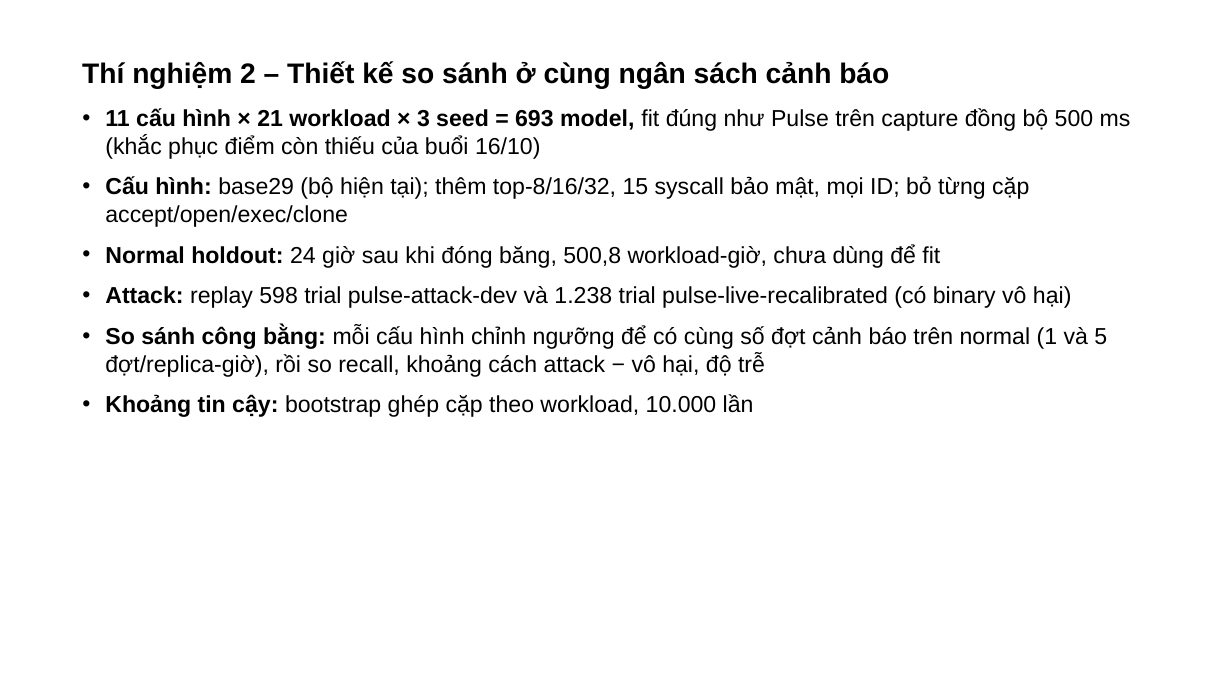
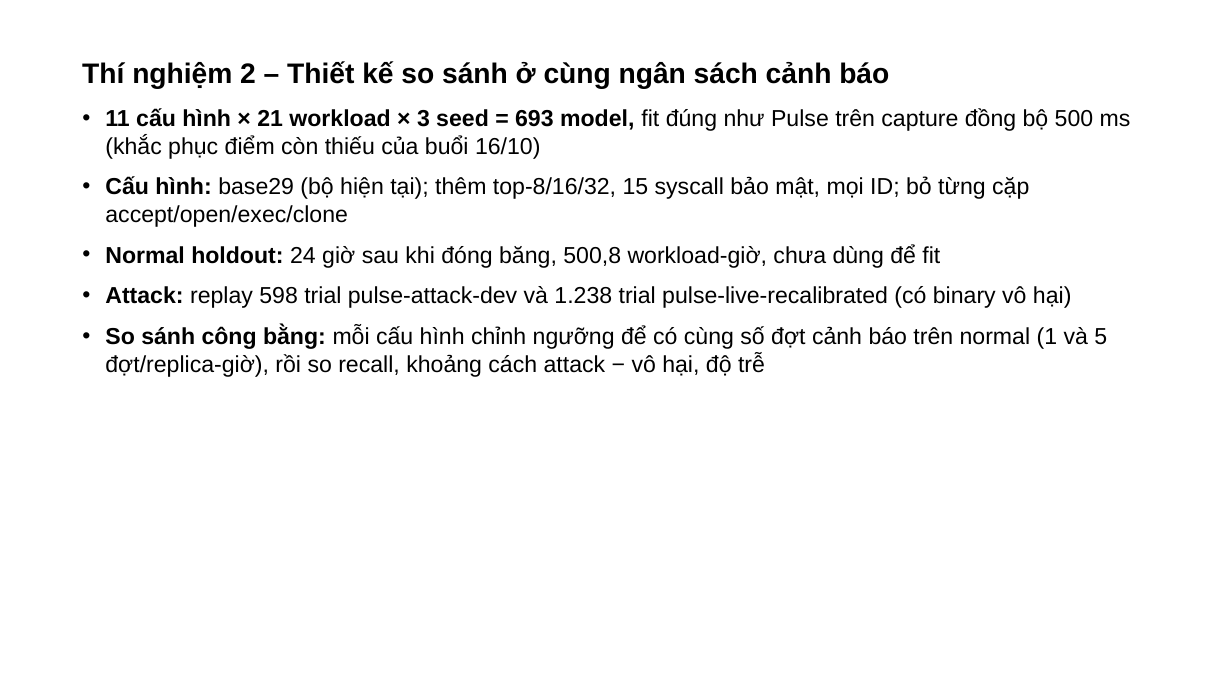
Before and after one commit to tndat-dev/eBPF-project, a slide deck: slide 13 of docs/Slide-runtime_security(23_10).pptx (slide 12 before the commit). Drawn at 1232x693 pixels with LibreOffice and Linux fonts; fonts in the diff are those of the drawing. Boxes give left, top, right and bottom in pixels: in the first picture for what was removed or moved away, otherwise in the second. Text is boxed around its words. In the diff, an @@ line names an element or a change of style, - is before the commit and + after.

```diff
--- a/docs/Slide-runtime_security(23_10).pptx
+++ b/docs/Slide-runtime_security(23_10).pptx
@@ text at (105, 394, 754, 417): paragraph removed @@
-• Khoảng tin cậy: bootstrap ghép cặp theo workload, 10.000 lần
```
Also in this commit, not shown: 8 other slides changed, 2 slides added, 1 slide removed, 2 other files.
